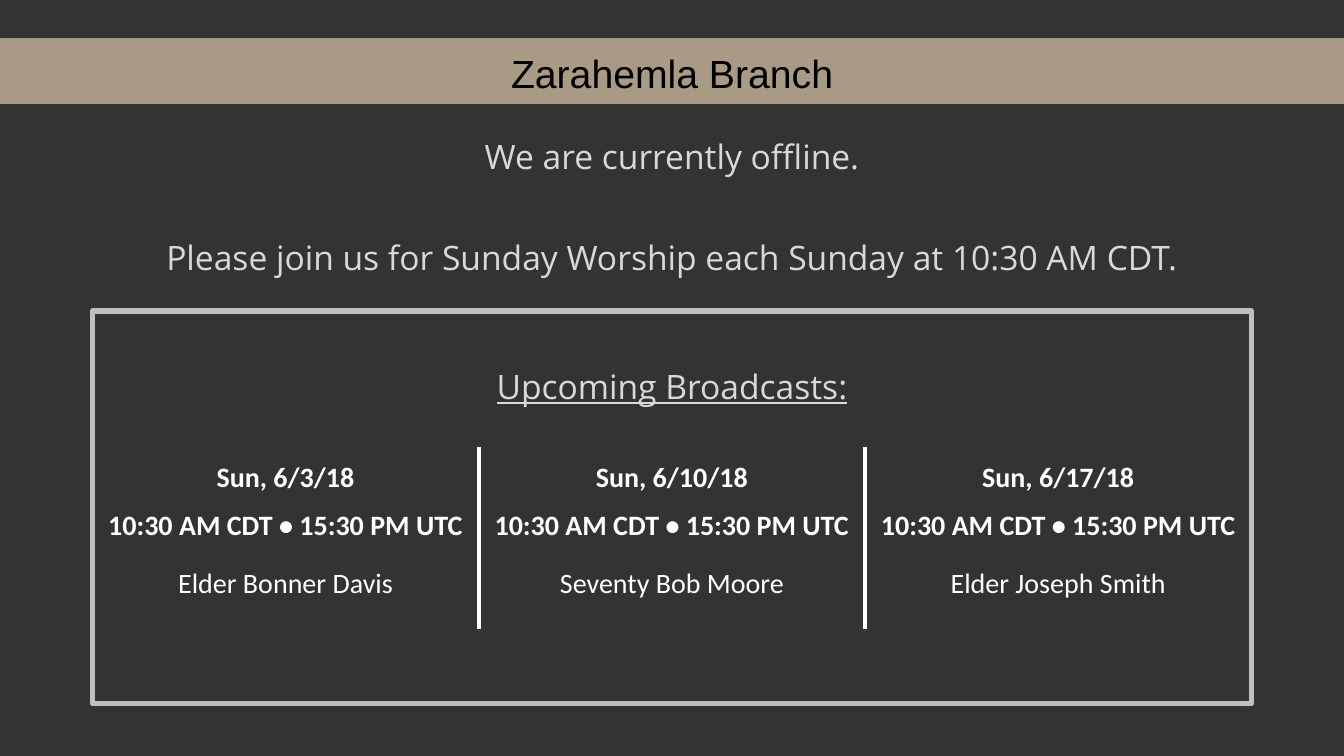
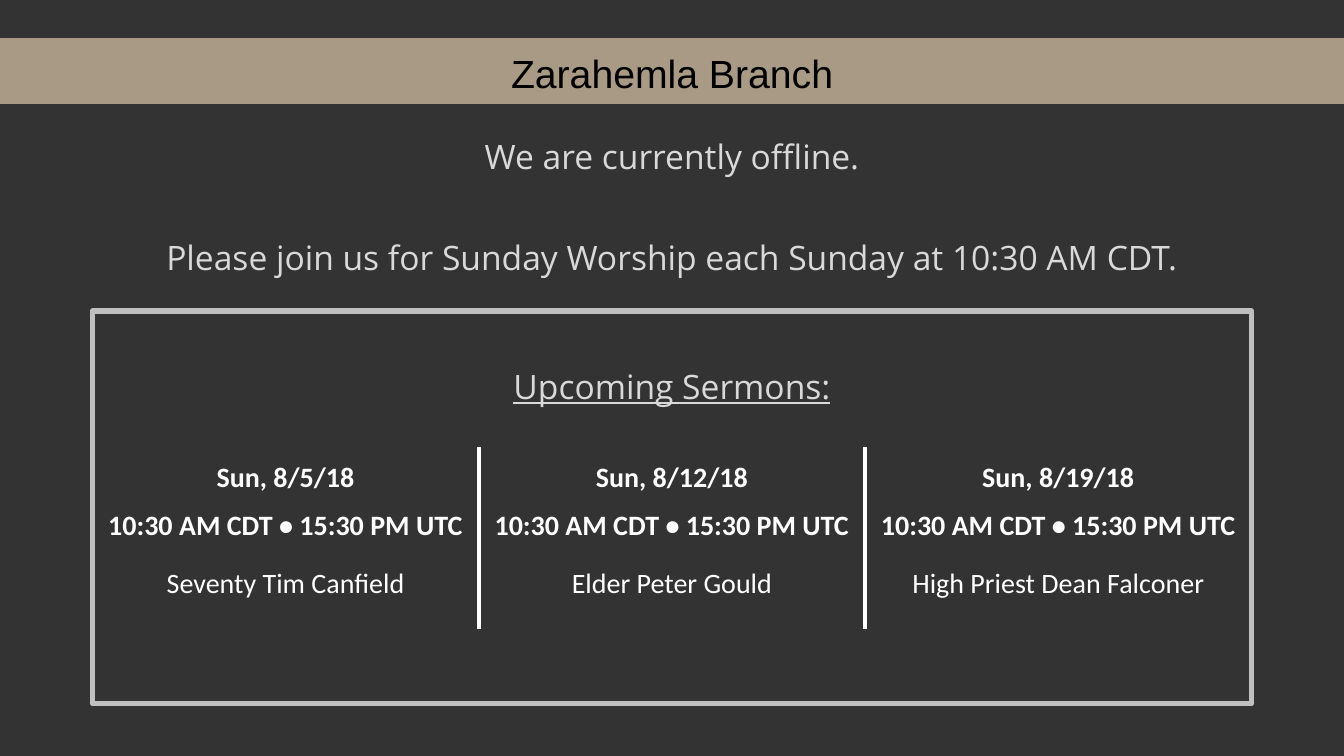
Before and after one commit to kevinmcmilian/ZarahemlaHymnPPTs, a slide deck: slide 1 of Offline Slide.pptx. Drawn at 1344x756 pixels with LibreOffice and Linux fonts; fonts in the diff are those of the drawing; background and template pictures are left out. Boxes give left, top, right and bottom in pixels: in the first picture for what was removed or moved away, otherwise in the second. Text is boxed around its words. In the diff, an @@ line names an element or a change of style, - is before the commit and + after.

```diff
--- a/Offline Slide.pptx
+++ b/Offline Slide.pptx
@@ text at [513, 374, 830, 407]: text changed @@
-Upcoming Broadcasts:
+Upcoming Sermons:
@@ table at [93, 448, 1251, 629] @@
-row 1: Sun, 6/3/18 | Sun, 6/10/18 | Sun, 6/17/18
+row 1: Sun, 8/5/18 | Sun, 8/12/18 | Sun, 8/19/18
-row 3: Elder Bonner Davis | Seventy Bob Moore | Elder Joseph Smith
+row 3: Seventy Tim Canfield | Elder Peter Gould | High Priest Dean Falconer
```
Also in this commit, not shown: 16 other files.
